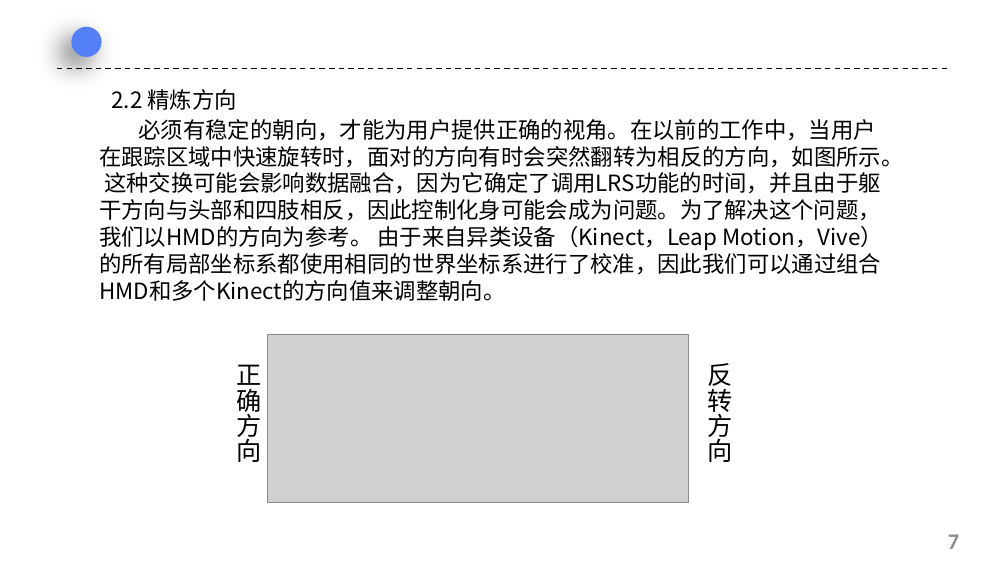
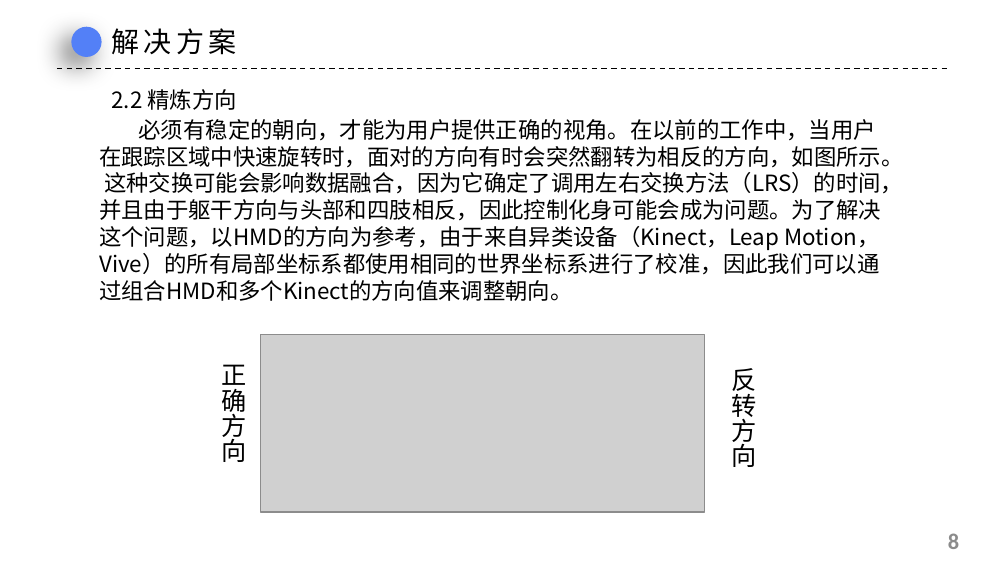
Before and after one commit to urnotmuqi/graphics2019, a slide deck: slide 8 of 21951468张雨薇/读书报告/仅用深度摄像头改善身体和手部追踪.pptx (slide 7 before the commit). Drawn at 1008x567 pixels with LibreOffice and Linux fonts; fonts in the diff are those of the drawing; grey boxes stand for pictures; background and template pictures are left out. Boxes give left, top, right and bottom in pixels: in the first picture for what was removed or moved away, otherwise in the second. Text is boxed around its words. In the diff, an @@ line names an element or a change of style, - is before the commit and + after.

```diff
--- a/21951468张雨薇/读书报告/仅用深度摄像头改善身体和手部追踪.pptx
+++ b/21951468张雨薇/读书报告/仅用深度摄像头改善身体和手部追踪.pptx
@@ text added at (x1=112, y1=28, x2=237, y2=55), 20 pt, text #000000 @@
+解决方案
@@ text at (x1=99, y1=119, x2=903, y2=301): text changed @@
-必须有稳定的朝向，才能为用户提供正确的视角。在以前的工作中，当用户在跟踪区域中快速旋转时，面对的方向有时会突然翻转为相反的方向，如图所示。 这种交换可能会影响数据融合，因为它确定了调用LRS功能的时间，并且由于躯干方向与头部和四肢相反，因此控制化身可能会成为问题。为了解决这个问题，我们以HMD的方向为参考。 由于来自异类设备（Kinect，Leap Motion，Vive）的所有局部坐标系都使用相同的世界坐标系进行了校准，因此我们可以通过组合HMD和多个Kinect的方向值来调整朝向。
+必须有稳定的朝向，才能为用户提供正确的视角。在以前的工作中，当用户在跟踪区域中快速旋转时，面对的方向有时会突然翻转为相反的方向，如图所示。 这种交换可能会影响数据融合，因为它确定了调用左右交换方法（LRS）的时间，并且由于躯干方向与头部和四肢相反，因此控制化身可能会成为问题。为了解决这个问题，以HMD的方向为参考，由于来自异类设备（Kinect，Leap Motion，Vive）的所有局部坐标系都使用相同的世界坐标系进行了校准，因此我们可以通过组合HMD和多个Kinect的方向值来调整朝向。
@@ text "正确方向" moved from (x1=236, y1=364, x2=261, y2=462) to (x1=221, y1=364, x2=246, y2=462) @@
@@ picture resized from (x1=268, y1=335, x2=689, y2=503) to (x1=261, y1=335, x2=705, y2=512) @@
@@ text "反转方向" moved from (x1=708, y1=363, x2=733, y2=462) to (x1=731, y1=368, x2=756, y2=467) @@
@@ page number at (x1=948, y1=533, x2=959, y2=549): text changed @@
-7
+8
```
Also in this commit, not shown: 9 other slides changed, 3 slides added, 1 slide removed.
